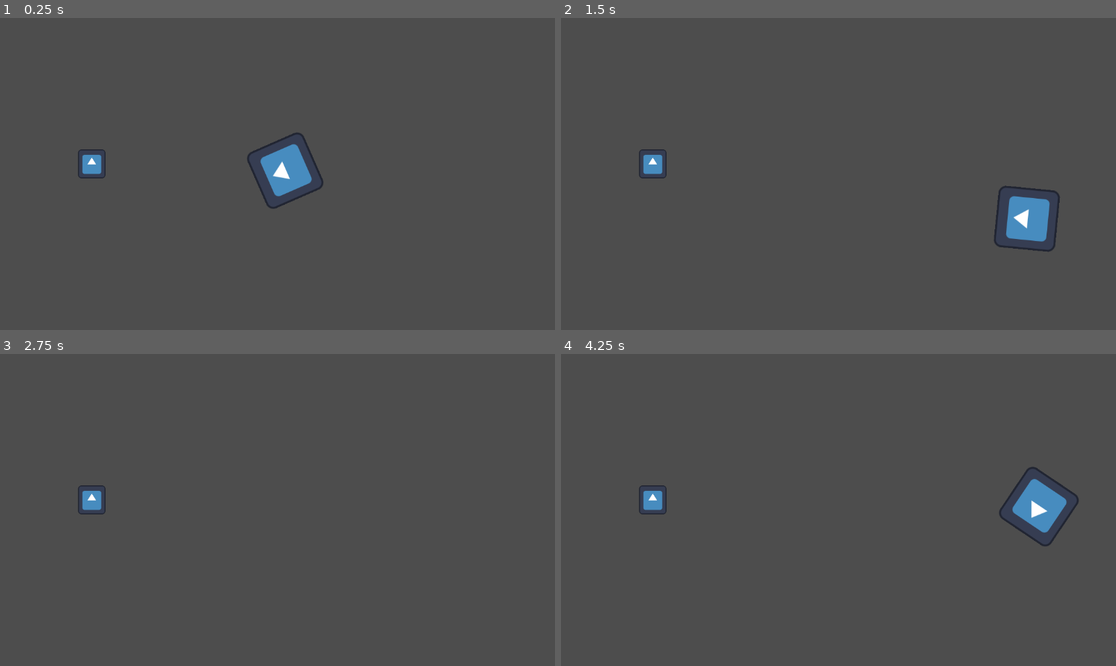
Above: before the commit, frames 1-4 (two rows, left to right).
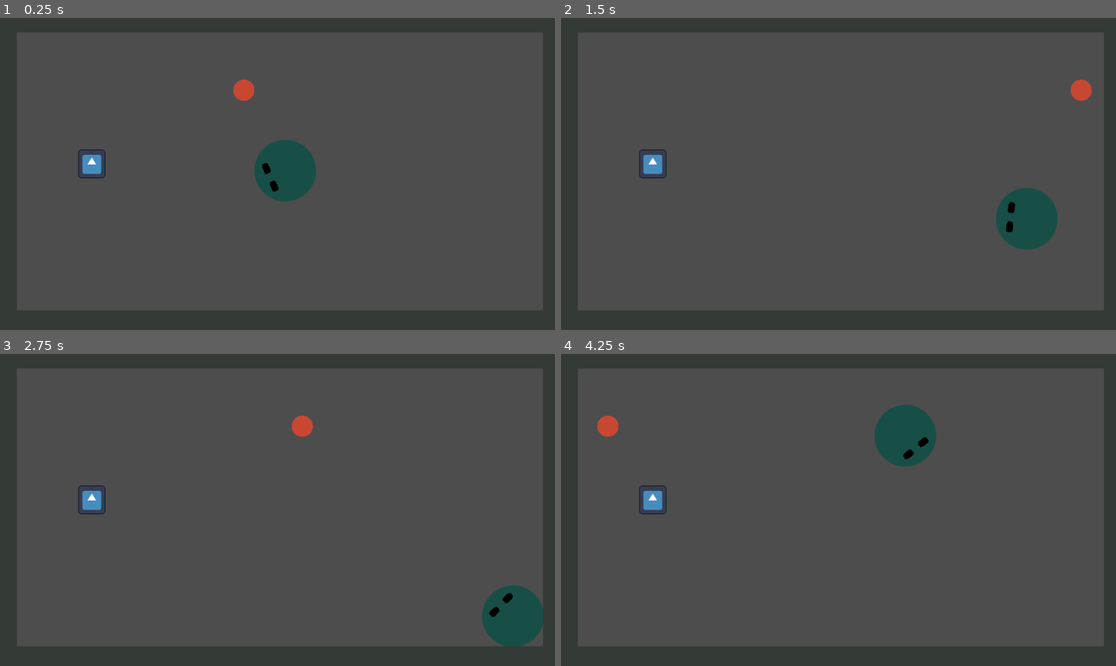
Above: after the commit, the same moments.

Repository: ArcticGizmo/dodgeball
Game: Godot game, scene res://scenes/levels/level.tscn
The game is run twice, just before and just after one commit, with the same random seed, the same clock (stepped at 60 frames per second) and the same inputs. The engine's default icon, where the game draws it, is replaced by a stand-in: a white triangle on a blue panel in a dark square.
Inputs (mouse positions are in pixels of both pictures, inside the frame that each line leads up to):
- Up to frame 1 (0.25 s): no input
- Up to frame 2 (1.5 s): move the mouse to (960, 158) at 0.52 s; hold D (right) 0.53-1.28 s; move the mouse to (727, 189) at 1.27 s; hold S (down) from 1.28 s (still down)
- Up to frame 3 (2.75 s): move the mouse to (333, 441) at 2.02 s; release S (down) at 2.03 s; hold D (right) from 2.03 s (still down)
- Up to frame 4 (4.25 s): move the mouse to (810, 572) at 2.77 s; release D (right) at 2.78 s; hold W (up) 2.78-3.53 s; move the mouse to (1005, 556) at 3.52 s; hold A (left) from 3.53 s (still down)

The runs differ from the first frame. In frame 1, 17% of the frame differs, in the area x 0-100%, y 0-100%; in frame 2, 17%; in frame 3, 17%; in frame 4, 19%.

Commit message:
added ball with physics

Diff:
--- a/project.godot
+++ b/project.godot
@@ -52,3 +52,9 @@
 "events": [Object(InputEventMouseButton,"resource_local_to_scene":false,"resource_name":"","device":-1,"window_id":0,"a …(258 unchanged characters)…
 ]
 }
+
+[layer_names]
+
+2d_physics/layer_1="player"
+2d_physics/layer_2="projectiles"
+2d_physics/layer_3="objects"
--- a/scenes/levels/level.tscn
+++ b/scenes/levels/level.tscn
@@ -1,14 +1,45 @@
-[gd_scene load_steps=3 format=3 uid="uid://b17ckcldker6d"]
+[gd_scene load_steps=5 format=3 uid="uid://b17ckcldker6d"]
 
 [ext_resource type="Texture2D" uid="uid://cqo4ihouh7doc" path="res://icon.svg" id="1_gnonf"]
 [ext_resource type="PackedScene" uid="uid://dbtj6t5f2hplo" path="res://scenes/player/player.tscn" id="1_gu7g5"]
+[ext_resource type="PackedScene" uid="uid://jp2ugf28lli6" path="res://scenes/projectiles/ball.tscn" id="4_nq2sh"]
+[ext_resource type="PackedScene" uid="uid://dp520mjupndw2" path="res://scenes/objects/wall.tscn" id="4_y3edk"]
 
 [node name="Level" type="Node2D"]
-
-[node name="player" parent="." instance=ExtResource("1_gu7g5")]
-position = Vector2(592, 317)
 
 [node name="Icon" type="Sprite2D" parent="."]
 position = Vector2(190.5, 303)
 scale = Vector2(0.445313, 0.46875)
 texture = ExtResource("1_gnonf")
+
+[node name="Players" type="Node" parent="."]
+
+[node name="player" parent="Players" instance=ExtResource("1_gu7g5")]
+position = Vector2(592, 317)
+
+[node name="Projectiles" type="Node" parent="."]
+
+[node name="ball" parent="Projectiles" instance=ExtResource("4_nq2sh")]
+position = Vector2(391, 150)
+
+[node name="Walls" type="Node" parent="."]
+
+[node name="wall" parent="Walls" instance=ExtResource("4_y3edk")]
+position = Vector2(1159, 301)
+rotation = -3.14159
+scale = Vector2(0.5, -10)
+
+[node name="wall2" parent="Walls" instance=ExtResource("4_y3edk")]
+position = Vector2(3, 251)
+rotation = -3.14159
+scale = Vector2(0.5, -10)
+
+[node name="wall3" parent="Walls" instance=ExtResource("4_y3edk")]
+position = Vector2(570, -2)
+rotation = -3.14159
+scale = Vector2(10, 0.5)
+
+[node name="wall4" parent="Walls" instance=ExtResource("4_y3edk")]
+position = Vector2(566, 639)
+rotation = -3.14159
+scale = Vector2(10, 0.5)
--- /dev/null
+++ b/scenes/objects/wall.tscn
@@ -0,0 +1,14 @@
+[gd_scene load_steps=3 format=3 uid="uid://dp520mjupndw2"]
+
+[ext_resource type="Texture2D" uid="uid://u01kobc7tdh2" path="res://graphics/objects/wall.png" id="1_a0quw"]
+
+[sub_resource type="RectangleShape2D" id="RectangleShape2D_rjcue"]
+size = Vector2(129, 129)
+
+[node name="wall" type="StaticBody2D"]
+
+[node name="CollisionShape2D" type="CollisionShape2D" parent="."]
+shape = SubResource("RectangleShape2D_rjcue")
+
+[node name="Sprite2D" type="Sprite2D" parent="."]
+texture = ExtResource("1_a0quw")
--- a/scenes/player/player.tscn
+++ b/scenes/player/player.tscn
@@ -1,7 +1,7 @@
 [gd_scene load_steps=4 format=3 uid="uid://dbtj6t5f2hplo"]
 
 [ext_resource type="Script" path="res://scenes/player/player.gd" id="1_5yecs"]
-[ext_resource type="Texture2D" uid="uid://cqo4ihouh7doc" path="res://icon.svg" id="2_w43b2"]
+[ext_resource type="Texture2D" uid="uid://bwpt4087gmdfu" path="res://graphics/projectiles/player.png" id="2_y77wv"]
 
 [sub_resource type="CircleShape2D" id="CircleShape2D_3rsjb"]
 radius = 62.0
@@ -9,9 +9,10 @@
 [node name="player" type="CharacterBody2D"]
 script = ExtResource("1_5yecs")
 
-[node name="Sprite2D" type="Sprite2D" parent="."]
-rotation = 1.5708
-texture = ExtResource("2_w43b2")
-
 [node name="CollisionShape2D" type="CollisionShape2D" parent="."]
 shape = SubResource("CircleShape2D_3rsjb")
+
+[node name="Sprite2D" type="Sprite2D" parent="CollisionShape2D"]
+self_modulate = Color(0.0901961, 0.309804, 0.278431, 1)
+rotation = -1.5708
+texture = ExtResource("2_y77wv")
--- /dev/null
+++ b/scenes/projectiles/ball.gd
@@ -0,0 +1 @@
+extends RigidBody2D
--- /dev/null
+++ b/scenes/projectiles/ball.tscn
@@ -0,0 +1,27 @@
+[gd_scene load_steps=5 format=3 uid="uid://jp2ugf28lli6"]
+
+[ext_resource type="Script" path="res://scenes/projectiles/ball.gd" id="1_kri0c"]
+[ext_resource type="Texture2D" uid="uid://ghh02tewjbgp" path="res://graphics/projectiles/ball.png" id="2_0pmoi"]
+
+[sub_resource type="PhysicsMaterial" id="PhysicsMaterial_1wma4"]
+friction = 0.0
+bounce = 100.0
+
+[sub_resource type="CircleShape2D" id="CircleShape2D_1js1r"]
+radius = 22.0
+
+[node name="ball" type="RigidBody2D"]
+collision_layer = 2
+collision_mask = 3
+physics_material_override = SubResource("PhysicsMaterial_1wma4")
+gravity_scale = 0.0
+linear_velocity = Vector2(500, 0)
+script = ExtResource("1_kri0c")
+
+[node name="CollisionShape2D" type="CollisionShape2D" parent="."]
+shape = SubResource("CircleShape2D_1js1r")
+
+[node name="Sprite2D" type="Sprite2D" parent="."]
+self_modulate = Color(0.784314, 0.278431, 0.2, 1)
+scale = Vector2(0.34375, 0.34375)
+texture = ExtResource("2_0pmoi")
Binary file added: graphics/objects/wall.png
Not shown, added: graphics/objects/wall.png.import
Binary file added: graphics/projectiles/ball.png
Not shown, added: graphics/projectiles/ball.png.import
Binary file added: graphics/projectiles/player.png
Not shown, added: graphics/projectiles/player.png.import
